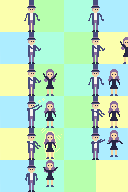
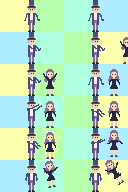
Before/after of a (128, 192) layered artwork. What changed in the layer stack:
added layer "Layer 13" in group "Flying" over 89, 160, 124, 192
painted on "Layer 11 copy 8" over 43, 160, 56, 188
